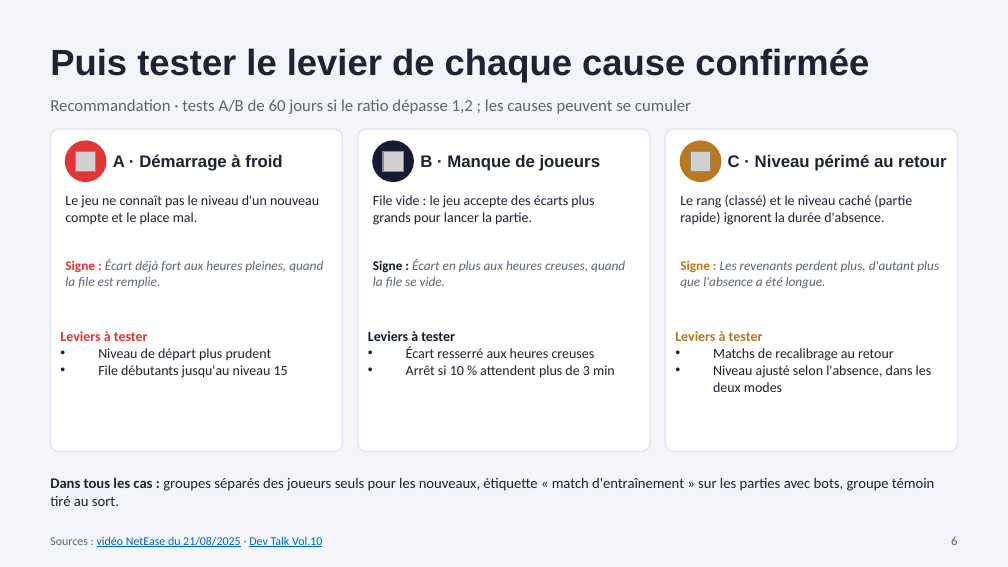
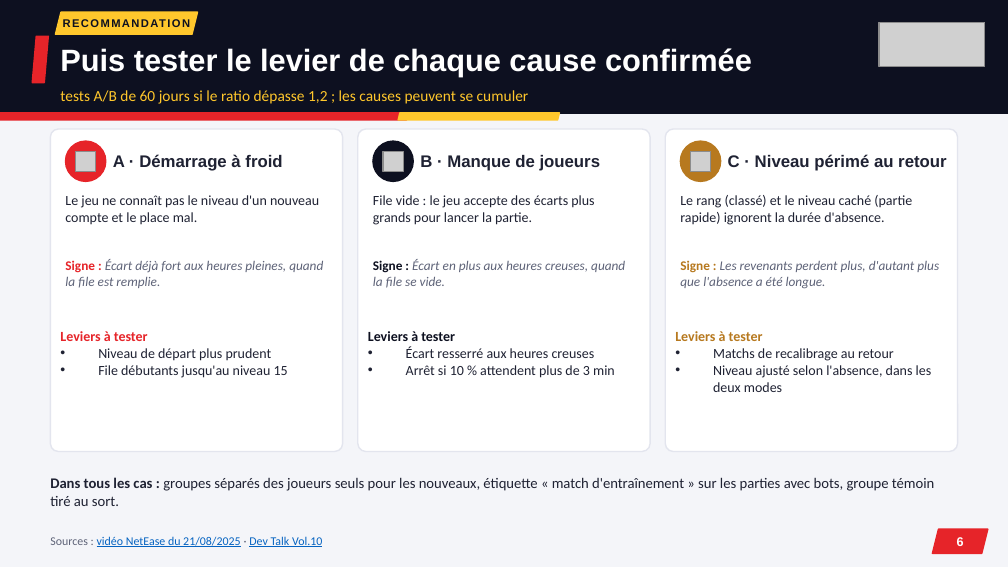
Before and after one commit to noeantoniov1-crypto/SOCIO, a slide deck: slide 6 of docs/presentation/pitch_marvel_rivals_netease.pptx. Drawn at 1008x567 pixels with LibreOffice and Linux fonts; fonts in the diff are those of the drawing; grey boxes stand for pictures. Boxes give left, top, right and bottom in pixels: in the first picture for what was removed or moved away, otherwise in the second. Text is boxed around its words. In the diff, an @@ line names an element or a change of style, - is before the commit and + after.

```diff
--- a/docs/presentation/pitch_marvel_rivals_netease.pptx
+++ b/docs/presentation/pitch_marvel_rivals_netease.pptx
@@ rectangle added at <box>0,0,1008,113</box>, fill #0D1020, outline #0D1020 1 pt @@
@@ parallelogram added at <box>55,12,198,34</box>, fill #FFC72C, outline #FFC72C 1 pt @@
@@ text added at <box>55,12,198,34</box>, 8 pt, text #0D1020, bold @@
+RECOMMANDATION
@@ picture added at <box>879,22,985,67</box> @@
@@ parallelogram added at <box>32,36,48,83</box>, fill #E62429, outline #E62429 1 pt @@
@@ text "Puis tester le levier de ...": place and size @@
-text "Puis tester le levier de ..." at <box>50,48,869,82</box>
+text "Puis tester le levier de ..." at <box>60,48,752,77</box>
@@ text "Puis tester le levier de ..." at <box>60,48,752,77</box>: size 26 to 22 pt, text colour #1F2233 to #FFFFFF @@
@@ parallelogram added at <box>0,113,408,120</box>, fill #E62429, outline #E62429 1 pt @@
@@ text at <box>60,90,529,104</box>: text changed; size 12 to 11 pt; text colour #5E6378 to #FFC72C @@
-Recommandation · tests A/B de 60 jours si le ratio dépasse 1,2 ; les causes peuvent se cumuler
+tests A/B de 60 jours si le ratio dépasse 1,2 ; les causes peuvent se cumuler
@@ parallelogram added at <box>398,113,559,120</box>, fill #FFC72C, outline #FFC72C 1 pt @@
@@ ellipse at <box>66,141,106,181</box>: fill #E23636 to #E62429; outline #E23636 1 pt to #E62429 1 pt @@
@@ ellipse at <box>373,141,413,181</box>: fill #161A33 to #0D1020; outline #161A33 1 pt to #0D1020 1 pt @@
@@ text "Signe : Écart déjà fort ..." at <box>65,259,323,288</box>: text colour #E23636 to #E62429 in "Signe :" @@
@@ text "Signe : Écart en plus ..." at <box>373,259,625,288</box>: text colour #161A33 to #0D1020 in "Signe :" @@
@@ text at <box>60,331,148,341</box>: text colour #E23636 to #E62429 in "Leviers à tester" @@
@@ text at <box>368,331,455,341</box>: text colour #161A33 to #0D1020 in "Leviers à tester" @@
@@ text "6" at <box>957,537,964,546</box>: font Calibri to Arial, text colour #5E6378 to #FFFFFF, bold on; alignment right to centre @@
@@ parallelogram added at <box>932,529,988,553</box>, fill #E62429, outline #E62429 1 pt @@
```
Also in this commit, not shown: 11 other slides changed, 3 other files.
